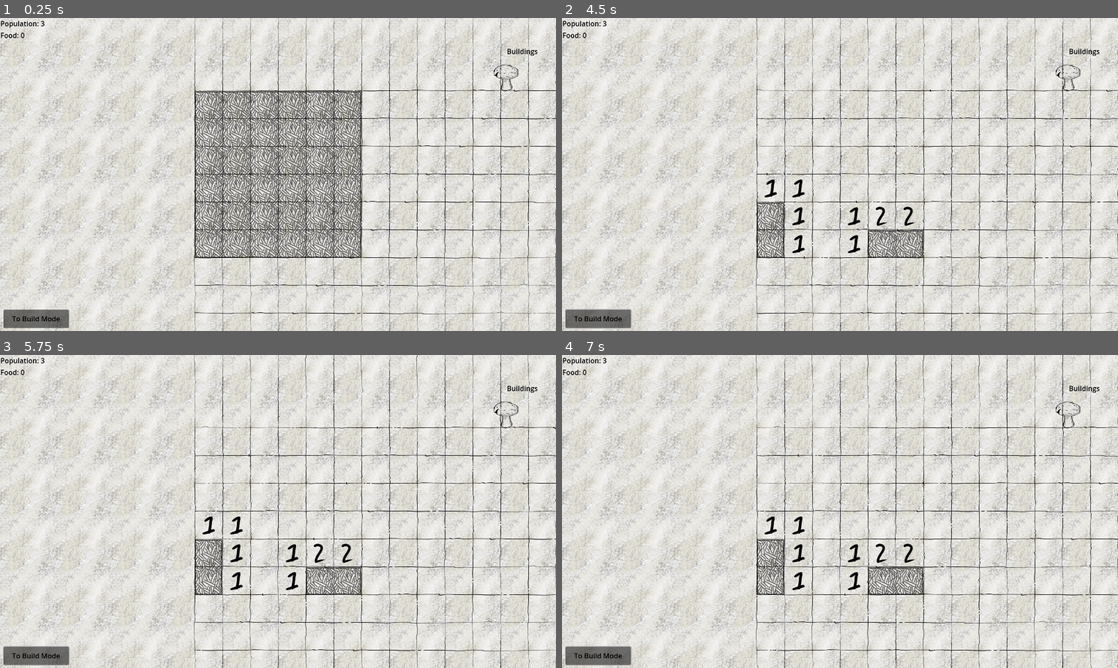
Above: before the commit, frames 1-4 (two rows, left to right).
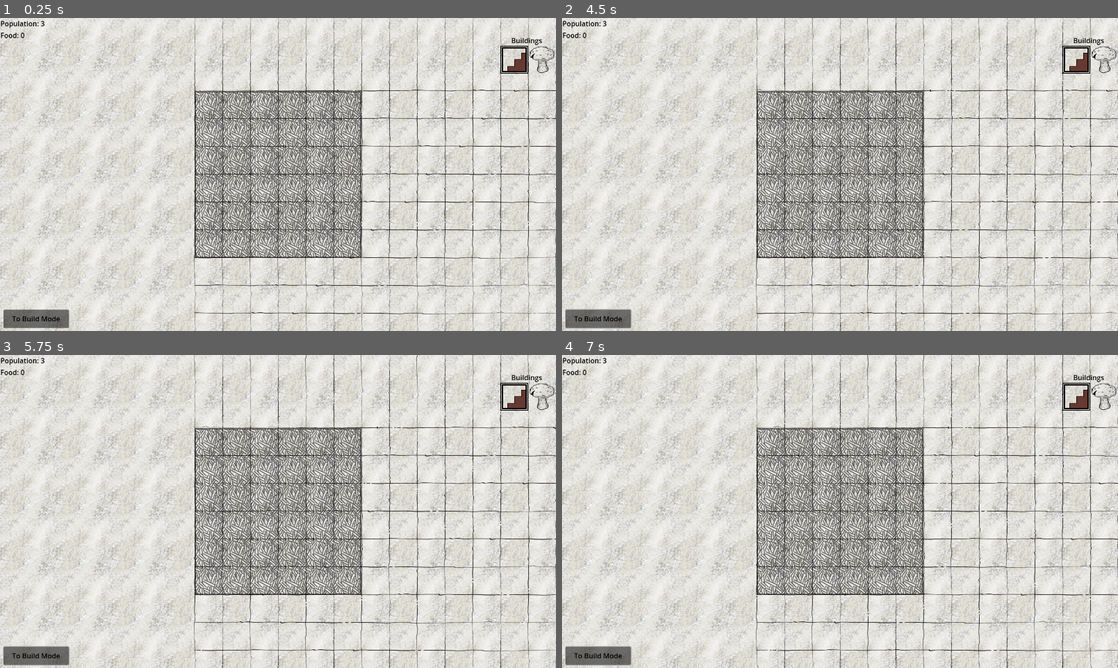
Above: after the commit, the same moments.

Repository: e-lain/MinesweeperDwarves
Game: Godot game, scene res://Main.tscn
The game is run twice, just before and just after one commit, with the same random seed, the same clock (stepped at 60 frames per second) and the same inputs.
Inputs (mouse positions are in pixels of both pictures, inside the frame that each line leads up to):
- Up to frame 1 (0.25 s): no input
- Up to frame 2 (4.5 s): click "To Build Mode" at 0.5 s; click "To Build Mode" at 1.25 s; click "To Build Mode" at 2 s; move the mouse to (962, 158) at 2.77 s; press the mouse at (962, 158) at 2.78 s; right-click (962, 158) at 3.05 s; move the mouse to (728, 190) at 3.52 s; release the mouse at (728, 190) at 3.53 s; right-click (728, 190) at 3.6 s; click (728, 190) at 3.8 s; move the mouse to (895, 105) at 4.27 s; press the mouse at (895, 105) at 4.28 s
- Up to frame 3 (5.75 s): right-click (333, 442) at 4.55 s; move the mouse to (250, 574) at 5.02 s; release the mouse at (250, 574) at 5.03 s; right-click (250, 574) at 5.1 s; click (250, 574) at 5.3 s
- Up to frame 4 (7 s): move the mouse to (1006, 558) at 5.77 s; press the mouse at (1006, 558) at 5.78 s; right-click (1006, 558) at 6.05 s; move the mouse to (673, 464) at 6.52 s; release the mouse at (673, 464) at 6.53 s; right-click (673, 464) at 6.6 s; click (673, 464) at 6.8 s

The runs differ from the first frame. In frame 1, 0.5% of the frame differs, in the area x 88-100%, y 6-24%; in frame 2, 11%; in frame 3, 11%; in frame 4, 11%, in the area x 35-100%, y 6-77%.
Error before the commit: Invalid call. Nonexistent function 'enterBuildMode' in base 'Node2D (board.gd)'. (res://Main.gd:36)

Commit message:
initial addition of staircase building. Still need to complete logic for moving to next floor

Diff:
--- /dev/null
+++ b/Buildings/Building.tscn
@@ -0,0 +1,22 @@
+[gd_scene load_steps=5 format=3 uid="uid://bm864sbgynrnj"]
+
+[ext_resource type="Script" path="res://Buildings/Building.gd" id="1_hefja"]
+[ext_resource type="Material" uid="uid://nqpwbe45b8cn" path="res://Shaders/InvalidBuildingPlacement.tres" id="2_5kpac"]
+[ext_resource type="Texture2D" uid="uid://xboh6tjk056u" path="res://Assets/Buildings/mushroom.png" id="3_uttvy"]
+
+[sub_resource type="RectangleShape2D" id="RectangleShape2D_ynpqt"]
+size = Vector2(52, 49)
+
+[node name="Building" type="Node2D"]
+script = ExtResource("1_hefja")
+
+[node name="Sprite2D" type="Sprite2D" parent="."]
+material = ExtResource("2_5kpac")
+texture = ExtResource("3_uttvy")
+centered = false
+
+[node name="Area2D" type="Area2D" parent="."]
+
+[node name="CollisionShape2D" type="CollisionShape2D" parent="Area2D"]
+position = Vector2(32, 32.5)
+shape = SubResource("RectangleShape2D_ynpqt")
--- /dev/null
+++ b/Buildings/Staircase.gd
@@ -0,0 +1,48 @@
+extends Node2D
+
+@onready var sprite: Sprite2D = $Sprite2D
+var building_placement_material: ShaderMaterial = preload("res://Shaders/InvalidBuildingPlacement.tres")
+
+const TILE_SIZE = 64
+
+var placed: bool = false
+var in_bounds: bool = false
+
+# Called when the node enters the scene tree for the first time.
+func _ready():
+	pass
+
+func _process(delta):
+	if !placed:
+		var mouse = get_parent().get_local_mouse_position()
+		var snapped = Vector2(snapped(mouse.x-TILE_SIZE/2, TILE_SIZE), snapped(mouse.y-TILE_SIZE/2, TILE_SIZE))
+		position = snapped
+		if position.x <= 0 - TILE_SIZE || position.x >= TILE_SIZE * get_parent().rows || position.y <= 0-TILE_SIZE || position.y >= TILE_SIZE * get_parent().columns:
+			self.hide()
+			in_bounds = false
+		else:
+			self.show()
+			in_bounds = true
+		if in_bounds:
+			if !can_place():
+				sprite.material = building_placement_material
+			else:
+				sprite.material = null
+
+func _input(event):
+	if event is InputEventMouseButton:
+		if event.is_action_pressed("left_click"):
+			if can_place() && in_bounds && !placed:
+				placed = true
+				get_parent().placing = false
+				return
+			if get_parent().build_mode and placed and !get_parent().placing:
+				print("USING STAIRCASE")
+				get_parent().next_level()
+				return
+		if event.is_action_pressed("right_click"):
+			get_parent().placing = false
+			queue_free()
+
+func can_place():
+	return get_parent().can_place_at_position(global_position)
--- /dev/null
+++ b/Buildings/Staircase.tscn
@@ -0,0 +1,22 @@
+[gd_scene load_steps=5 format=3 uid="uid://cnhmk0ecknvqd"]
+
+[ext_resource type="Script" path="res://Buildings/Staircase.gd" id="1_5g3kl"]
+[ext_resource type="Material" uid="uid://nqpwbe45b8cn" path="res://Shaders/InvalidBuildingPlacement.tres" id="2_l13se"]
+[ext_resource type="Texture2D" uid="uid://d0kw2ldkcn56a" path="res://Assets/PlaceholderStairs.png" id="3_nl27q"]
+
+[sub_resource type="RectangleShape2D" id="RectangleShape2D_ynpqt"]
+size = Vector2(52, 49)
+
+[node name="Staircase" type="Node2D"]
+script = ExtResource("1_5g3kl")
+
+[node name="Sprite2D" type="Sprite2D" parent="."]
+material = ExtResource("2_l13se")
+texture = ExtResource("3_nl27q")
+centered = false
+
+[node name="Area2D" type="Area2D" parent="."]
+
+[node name="CollisionShape2D" type="CollisionShape2D" parent="Area2D"]
+position = Vector2(32, 32.5)
+shape = SubResource("RectangleShape2D_ynpqt")
--- /dev/null
+++ b/Buildings/ToolbarBuilding.gd
@@ -0,0 +1,29 @@
+extends Sprite2D
+
+
+# Called when the node enters the scene tree for the first time.
+func _ready():
+	pass # Replace with function body.
+
+
+# Called every frame. 'delta' is the elapsed time since the previous frame.
+func _process(delta):
+	pass
+
+
+func _on_control_mouse_entered():
+	var UINode = get_parent()
+	var tooltip = UINode.get_node("Tooltip")
+	tooltip.text = "Test building"
+	tooltip.show()
+
+func _on_control_mouse_exited():
+	var UINode = get_parent()
+	UINode.get_node("Tooltip").hide()
+
+
+func _on_control_gui_input(event):
+	if event is InputEventMouseButton:
+		if event.is_action_pressed("left_click"):
+			print("test building clicked")
+			get_parent().get_parent().build("test")
--- /dev/null
+++ b/Buildings/ToolbarBuilding.tscn
@@ -0,0 +1,21 @@
+[gd_scene load_steps=3 format=3 uid="uid://dmmp1otl8dakg"]
+
+[ext_resource type="Texture2D" uid="uid://xboh6tjk056u" path="res://Assets/Buildings/mushroom.png" id="1_bulf4"]
+[ext_resource type="Script" path="res://Buildings/ToolbarBuilding.gd" id="2_6axoy"]
+
+[node name="Building" type="Sprite2D"]
+texture = ExtResource("1_bulf4")
+centered = false
+script = ExtResource("2_6axoy")
+
+[node name="Control" type="Control" parent="."]
+layout_mode = 3
+anchors_preset = 15
+anchor_right = 1.0
+anchor_bottom = 1.0
+grow_horizontal = 2
+grow_vertical = 2
+
+[connection signal="gui_input" from="Control" to="." method="_on_control_gui_input"]
+[connection signal="mouse_entered" from="Control" to="." method="_on_control_mouse_entered"]
+[connection signal="mouse_exited" from="Control" to="." method="_on_control_mouse_exited"]
--- /dev/null
+++ b/Buildings/ToolbarStaircase.gd
@@ -0,0 +1,30 @@
+extends Sprite2D
+
+
+# Called when the node enters the scene tree for the first time.
+func _ready():
+	pass # Replace with function body.
+
+
+# Called every frame. 'delta' is the elapsed time since the previous frame.
+func _process(delta):
+	pass
+
+
+func _on_control_mouse_entered():
+	var UINode = get_parent()
+	var tooltip = UINode.get_node("Tooltip")
+	tooltip.text = "This is a staircase"
+	tooltip.show()
+
+func _on_control_mouse_exited():
+	var UINode = get_parent()
+	var tooltip = UINode.get_node("Tooltip")
+	tooltip.hide()
+
+
+func _on_control_gui_input(event):
+	if event is InputEventMouseButton:
+		if event.is_action_pressed("left_click"):
+			print("staircase build button clicked")
+			get_parent().get_parent().build("staircase")
--- /dev/null
+++ b/Buildings/ToolbarStaircase.tscn
@@ -0,0 +1,21 @@
+[gd_scene load_steps=3 format=3 uid="uid://lykhjbqcmwof"]
+
+[ext_resource type="Texture2D" uid="uid://d0kw2ldkcn56a" path="res://Assets/PlaceholderStairs.png" id="1_u7ia5"]
+[ext_resource type="Script" path="res://Buildings/ToolbarStaircase.gd" id="2_2k5tx"]
+
+[node name="Staircase" type="Sprite2D"]
+texture = ExtResource("1_u7ia5")
+centered = false
+script = ExtResource("2_2k5tx")
+
+[node name="Control" type="Control" parent="."]
+layout_mode = 3
+anchors_preset = 15
+anchor_right = 1.0
+anchor_bottom = 1.0
+grow_horizontal = 2
+grow_vertical = 2
+
+[connection signal="gui_input" from="Control" to="." method="_on_control_gui_input"]
+[connection signal="mouse_entered" from="Control" to="." method="_on_control_mouse_entered"]
+[connection signal="mouse_exited" from="Control" to="." method="_on_control_mouse_exited"]
--- a/Main.gd
+++ b/Main.gd
@@ -15,6 +15,7 @@
 	var center = get_viewport_rect().size/2
 	var offset = Vector2(center.x-(b.rows * b.TILE_SIZE/2), center.y-(b.columns * b.TILE_SIZE/2))
 	b.position = offset
+	b.go_to_next_level.connect(_on_go_to_next_level)
 	add_child(b)
 
 # Called every frame. 'delta' is the elapsed time since the previous frame.
@@ -22,28 +23,20 @@
 	get_node("UI/Resources/Population").text = "Population: %d" % [population]
 	get_node("UI/Resources/Food").text = "Food: %d" % [food]
 
+func build(building_name):
+	print("func build, building_name: ", building_name)
+	if building_name == "test":
+		# Signal the board to start building placement for test building
+		queue_building.emit("test")
+	if building_name == "staircase":
+		queue_building.emit("staircase")
 
-func _on_test_building_clicked(event):
-	if event is InputEventMouseButton:
-		if event.is_action_pressed("left_click"):
-			# Signal the board to start building placement for test building
-			queue_building.emit("test")
-
-
+func _on_go_to_next_level():
+	print("MAIN SCENE RECEIVED NEXT LEVEL SIGNAL")
 
 func _on_end_level_btn_pressed():
 	if b.build_mode == false:
-		b.enterBuildMode()
+		b.enter_build_mode()
 		print("MANUALLY ENTERING BUILD MODE")
 	else:
 		print("ALREADY IN BUILD MODE")
-
-
-func _on_control_mouse_entered():
-	# Display tooltip here
-	$UI/Tooltip.show()
-
-
-func _on_control_mouse_exited():
-	# Hide tooltip here
-	$UI/Tooltip.hide()
--- a/Main.tscn
+++ b/Main.tscn
@@ -1,10 +1,11 @@
-[gd_scene load_steps=4 format=3 uid="uid://iqvlmmwy7d46"]
+[gd_scene load_steps=5 format=3 uid="uid://iqvlmmwy7d46"]
 
 [ext_resource type="Script" path="res://Main.gd" id="1_t2km6"]
 [ext_resource type="Theme" uid="uid://dyrton3joryca" path="res://UI.tres" id="2_b2qml"]
-[ext_resource type="Texture2D" uid="uid://xboh6tjk056u" path="res://Assets/Buildings/mushroom.png" id="2_q76qu"]
+[ext_resource type="PackedScene" uid="uid://dmmp1otl8dakg" path="res://Buildings/ToolbarBuilding.tscn" id="3_22qjw"]
+[ext_resource type="PackedScene" uid="uid://lykhjbqcmwof" path="res://Buildings/ToolbarStaircase.tscn" id="4_xtd47"]
 
-[node name="main" type="Node2D"]
+[node name="Main" type="Node2D"]
 script = ExtResource("1_t2km6")
 
 [node name="UI" type="Control" parent="."]
@@ -29,26 +30,6 @@
 layout_mode = 2
 text = "Food: 0"
 
-[node name="Buildings" type="GridContainer" parent="UI"]
-layout_mode = 2
-offset_left = 1132.0
-offset_top = 105.0
-offset_right = 1281.0
-offset_bottom = 720.0
-columns = 2
-
-[node name="TestBuilding" type="Sprite2D" parent="UI/Buildings"]
-texture = ExtResource("2_q76qu")
-centered = false
-
-[node name="Control" type="Control" parent="UI/Buildings/TestBuilding"]
-layout_mode = 3
-anchors_preset = 15
-anchor_right = 1.0
-anchor_bottom = 1.0
-grow_horizontal = 2
-grow_vertical = 2
-
 [node name="EndLevelBtn" type="Button" parent="UI"]
 layout_mode = 0
 offset_left = 7.0
@@ -65,6 +46,14 @@
 horizontal_alignment = 1
 vertical_alignment = 1
 
+[node name="Label" type="Label" parent="UI"]
+layout_mode = 0
+offset_left = 1176.0
+offset_top = 39.0
+offset_right = 1247.0
+offset_bottom = 65.0
+text = "Buildings"
+
 [node name="Tooltip" type="Label" parent="UI"]
 visible = false
 layout_mode = 2
@@ -77,14 +66,10 @@
 
 Wow this is a building, pretty neat"
 
-[node name="Label" type="Label" parent="UI"]
-offset_left = 1166.0
-offset_top = 64.0
-offset_right = 1237.0
-offset_bottom = 90.0
-text = "Buildings"
+[node name="Staircase" parent="UI" instance=ExtResource("4_xtd47")]
+position = Vector2(1151, 63)
 
-[connection signal="gui_input" from="UI/Buildings/TestBuilding/Control" to="." method="_on_test_building_clicked"]
-[connection signal="mouse_entered" from="UI/Buildings/TestBuilding/Control" to="." method="_on_control_mouse_entered"]
-[connection signal="mouse_exited" from="UI/Buildings/TestBuilding/Control" to="." method="_on_control_mouse_exited"]
+[node name="Building" parent="UI" instance=ExtResource("3_22qjw")]
+position = Vector2(1215, 63)
+
 [connection signal="pressed" from="UI/EndLevelBtn" to="." method="_on_end_level_btn_pressed"]
--- a/board.gd
+++ b/board.gd
@@ -3,7 +3,11 @@
 @export var grid_line_prefab: PackedScene = preload("res://ArtTest/GridLine.tscn")
 @onready var tilemap: TileMap = $TileMap
 
-var TestBuilding = preload("res://testBuilding.tscn")
+signal go_to_next_level(difficulty: int)
+var difficulty = 0
+
+var Building = preload("res://Buildings/Building.tscn")
+var Staircase = preload("res://Buildings/Staircase.tscn")
 
 const TILE_SIZE = 64
 
@@ -84,7 +88,10 @@
 		var building
 		if building_name == "test":
 			print("SIGNAL RECEIVED TO BUILD TEST BUILDING")
-			building = TestBuilding.instantiate()
+			building = Building.instantiate()
+		if building_name == "staircase":
+			print("SIGNAL RECEIVED TO BUILD STAIRCASE")
+			building = Staircase.instantiate()
 		add_child(building)
 
 func _on_tile_uncovered(cell_pos: Vector2i):
@@ -109,6 +116,10 @@
 		for tile in row:
 			if tile.label:
 				tile.label.queue_free()
+
+func next_level():
+	go_to_next_level.emit(difficulty+1)
+	hide()
 
 func uncover_tile(tile: BoardTile):
 	tile.is_cover = false
--- a/testBuilding.tscn
+++ /dev/null
@@ -1,22 +0,0 @@
-[gd_scene load_steps=5 format=3 uid="uid://bm864sbgynrnj"]
-
-[ext_resource type="Script" path="res://testBuilding.gd" id="1_rdw3o"]
-[ext_resource type="Material" uid="uid://nqpwbe45b8cn" path="res://Shaders/InvalidBuildingPlacement.tres" id="2_i6gc6"]
-[ext_resource type="Texture2D" uid="uid://xboh6tjk056u" path="res://Assets/Buildings/mushroom.png" id="3_lg6qy"]
-
-[sub_resource type="RectangleShape2D" id="RectangleShape2D_ynpqt"]
-size = Vector2(52, 49)
-
-[node name="testBuilding" type="Node2D"]
-script = ExtResource("1_rdw3o")
-
-[node name="Sprite2D" type="Sprite2D" parent="."]
-material = ExtResource("2_i6gc6")
-texture = ExtResource("3_lg6qy")
-centered = false
-
-[node name="Area2D" type="Area2D" parent="."]
-
-[node name="CollisionShape2D" type="CollisionShape2D" parent="Area2D"]
-position = Vector2(32, 32.5)
-shape = SubResource("RectangleShape2D_ynpqt")
Binary file added: Assets/PlaceholderStairs.png
Not shown, added: Assets/PlaceholderStairs.png.import
Renamed: testBuilding.gd -> Buildings/Building.gd
